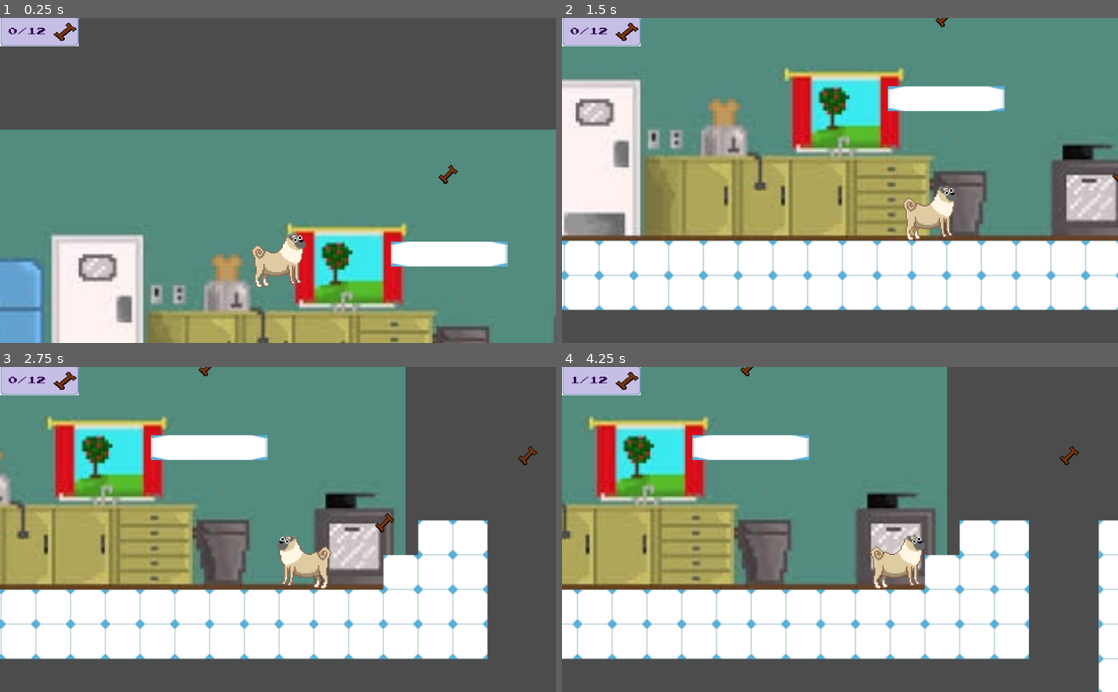
Above: before the commit, frames 1-4 (two rows, left to right).
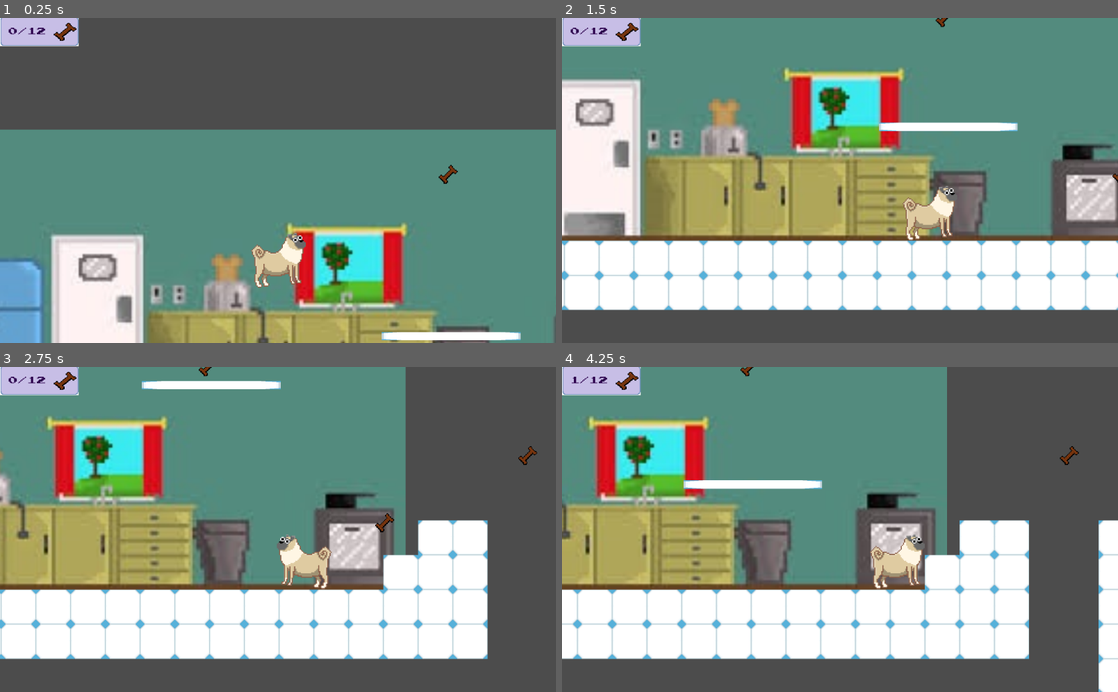
Above: after the commit, the same moments.

Repository: jakeparmstrong/Project-Ted
Game: Godot game, scene res://Levels/Kitchen/Kitchen.tscn
The game is run twice, just before and just after one commit, with the same random seed, the same clock (stepped at 60 frames per second) and the same inputs.
Inputs:
- Up to frame 1 (0.25 s): no input
- Up to frame 2 (1.5 s): hold Right (ui_right) from 0.53 s (still down); tap Space (player_jump) at 0.77 s
- Up to frame 3 (2.75 s): tap Space (player_jump) at 1.52 s; release Right (ui_right) at 2.03 s; hold Left (ui_left) from 2.03 s (still down)
- Up to frame 4 (4.25 s): release Left (ui_left) at 2.78 s; hold Right (ui_right) from 2.78 s (still down); tap Space (player_jump) at 3.02, 3.77 s

The runs differ from the first frame. In frame 1, 2.3% of the frame differs, in the area x 68-94%, y 68-100%; in frame 2, 2.3%, in the area x 57-82%, y 20-35%; in frame 3, 2.3%; in frame 4, 2.3%.

Commit message:
added moving platform; edited pause screen; used NUM_BONES const more

Diff:
--- a/HUD/Interface.tscn
+++ b/HUD/Interface.tscn
@@ -8,6 +8,9 @@
 [sub_resource type="DynamicFont" id=1]
 size = 48
 outline_color = Color( 0.827451, 0.819608, 0.819608, 1 )
+font_data = ExtResource( 2 )
+
+[sub_resource type="DynamicFont" id=2]
 font_data = ExtResource( 2 )
 
 [node name="Interface" type="Control"]
@@ -32,6 +35,9 @@
 margin_bottom = 24.0
 custom_fonts/font = SubResource( 1 )
 custom_colors/font_color = Color( 0.635294, 0.113725, 0.113725, 1 )
+custom_colors/font_color_shadow = Color( 0.345098, 0, 0, 1 )
+custom_constants/shadow_offset_x = 3
+custom_constants/shadow_offset_y = 2
 text = "STAGE CLEAR"
 __meta__ = {
 "_edit_use_anchors_": false
@@ -45,15 +51,42 @@
 anchor_right = 0.5
 anchor_bottom = 0.5
 margin_left = -144.0
-margin_top = -24.0
+margin_top = -105.317
 margin_right = 144.0
-margin_bottom = 24.0
+margin_bottom = -57.3166
 custom_fonts/font = SubResource( 1 )
 custom_colors/font_color = Color( 0.635294, 0.113725, 0.113725, 1 )
+custom_colors/font_color_shadow = Color( 0.345098, 0, 0, 1 )
+custom_constants/shadow_offset_x = 3
+custom_constants/shadow_offset_y = 2
 text = "PAUSED"
 script = ExtResource( 3 )
 __meta__ = {
 "_edit_use_anchors_": false
 }
+
+[node name="Controls" type="Label" parent="PauseScreen"]
+anchor_left = 0.5
+anchor_top = 1.0
+anchor_right = 0.5
+anchor_bottom = 1.0
+margin_left = -200.0
+margin_top = 56.2831
+margin_right = 200.0
+margin_bottom = 148.283
+custom_fonts/font = SubResource( 2 )
+custom_colors/font_color = Color( 0.635294, 0.113725, 0.113725, 1 )
+custom_colors/font_color_shadow = Color( 0.345098, 0, 0, 1 )
+custom_constants/shadow_offset_x = 1
+custom_constants/shadow_offset_y = 1
+text = "CONTROLS
+
+MOVE LEFT      LEFT ARROW
+MOVE RIGHT    RIGHT ARROW
+JUMP            SPACE BAR"
+align = 1
+__meta__ = {
+"_edit_use_anchors_": false
+}
 [connection signal="pause_internal" from="." to="PauseScreen" method="_on_Interface_pause_internal"]
 [connection signal="unpause_internal" from="PauseScreen" to="." method="_on_PauseScreen_unpause_internal"]
--- a/HUD/Label.gd
+++ b/HUD/Label.gd
@@ -1,9 +1,9 @@
 extends Label
 
-
-# Called when the node enters the scene tree for the first time.
-func _ready() -> void:
-	text = '0/12' #would be nicer to automate this
+var num_bones
+func set_num_bones(setter):
+	num_bones = setter
+	text = '0/' + str(num_bones)
 
 
 # Called every frame. 'delta' is the elapsed time since the previous frame.
--- a/Levels/Kitchen/Kitchen.gd
+++ b/Levels/Kitchen/Kitchen.gd
@@ -1,15 +1,18 @@
 extends Node2D
 
 var bone_score = 0
-var number_of_bones = 12
+const NUM_BONES = 12
 var stop_animation = false
 
 onready var bone_score_text = get_node("CanvasLayer/Interface/BoneCounter/Label")
 
+func _ready():
+	get_node("CanvasLayer/Interface/BoneCounter/Label").set_num_bones(NUM_BONES)
+
 func _on_Bone_bone_collected() -> void:
 	bone_score += 1
-	bone_score_text.text = str(bone_score)+"/"+str(number_of_bones)
-	if bone_score == number_of_bones:
+	bone_score_text.text = str(bone_score)+"/"+str(NUM_BONES)
+	if bone_score == NUM_BONES:
 		get_node("CanvasLayer/Interface/StageClear").set_visible(true)
 		get_tree().paused = true
 
@@ -18,8 +21,6 @@
 	var pause_screen = get_node("CanvasLayer/Interface/PauseScreen")
 	pause_screen.handle_pause()
 
-
-
 func _on_Interface_unpause_external() -> void:
 	get_tree().paused = false
 	get_node("CanvasLayer/Interface/PauseScreen").set_visible(false)
--- a/Levels/Kitchen/Kitchen.tscn
+++ b/Levels/Kitchen/Kitchen.tscn
@@ -4,7 +4,7 @@
 [ext_resource path="res://Ted/Ted.tscn" type="PackedScene" id=2]
 [ext_resource path="res://Levels/Kitchen/download.jpg" type="Texture" id=3]
 [ext_resource path="res://Levels/Kitchen/KitchenFloorTileSet.tres" type="TileSet" id=4]
-[ext_resource path="res://Levels/Kitchen/Platform.tscn" type="PackedScene" id=5]
+[ext_resource path="res://Levels/Kitchen/MovingPlatform.tscn" type="PackedScene" id=5]
 [ext_resource path="res://HUD/Interface.tscn" type="PackedScene" id=6]
 [ext_resource path="res://Levels/Kitchen/Kitchen.gd" type="Script" id=7]
 
@@ -27,15 +27,6 @@
 
 [node name="Bone" parent="." instance=ExtResource( 1 )]
 position = Vector2( 829.087, 102.2 )
-
-[node name="Bone10" parent="." instance=ExtResource( 1 )]
-position = Vector2( 3183.11, 549.389 )
-
-[node name="Bone11" parent="." instance=ExtResource( 1 )]
-position = Vector2( 3626.65, 516.543 )
-
-[node name="Bone12" parent="." instance=ExtResource( 1 )]
-position = Vector2( 3390.1, 516.543 )
 
 [node name="Bone2" parent="." instance=ExtResource( 1 )]
 position = Vector2( -58.8342, 446.142 )
@@ -61,8 +52,17 @@
 [node name="Bone9" parent="." instance=ExtResource( 1 )]
 position = Vector2( 932.333, 1024.64 )
 
-[node name="Platform" parent="." instance=ExtResource( 5 )]
-position = Vector2( 831.142, 249.963 )
+[node name="Bone10" parent="." instance=ExtResource( 1 )]
+position = Vector2( 3183.11, 549.389 )
+
+[node name="Bone11" parent="." instance=ExtResource( 1 )]
+position = Vector2( 3626.65, 516.543 )
+
+[node name="Bone12" parent="." instance=ExtResource( 1 )]
+position = Vector2( 3390.1, 516.543 )
+
+[node name="MovingPlatform" parent="." instance=ExtResource( 5 )]
+position = Vector2( 835.056, 401.518 )
 
 [node name="TileMap" type="TileMap" parent="."]
 tile_set = ExtResource( 4 )
@@ -77,9 +77,6 @@
 [connection signal="pause_game" from="Ted" to="CanvasLayer/Interface" method="_on_Ted_pause_game"]
 [connection signal="pause_game" from="Ted" to="." method="_on_Ted_pause_game"]
 [connection signal="bone_collected" from="Bone" to="." method="_on_Bone_bone_collected"]
-[connection signal="bone_collected" from="Bone10" to="." method="_on_Bone_bone_collected"]
-[connection signal="bone_collected" from="Bone11" to="." method="_on_Bone_bone_collected"]
-[connection signal="bone_collected" from="Bone12" to="." method="_on_Bone_bone_collected"]
 [connection signal="bone_collected" from="Bone2" to="." method="_on_Bone_bone_collected"]
 [connection signal="bone_collected" from="Bone3" to="." method="_on_Bone_bone_collected"]
 [connection signal="bone_collected" from="Bone4" to="." method="_on_Bone_bone_collected"]
@@ -88,4 +85,7 @@
 [connection signal="bone_collected" from="Bone7" to="." method="_on_Bone_bone_collected"]
 [connection signal="bone_collected" from="Bone8" to="." method="_on_Bone_bone_collected"]
 [connection signal="bone_collected" from="Bone9" to="." method="_on_Bone_bone_collected"]
+[connection signal="bone_collected" from="Bone10" to="." method="_on_Bone_bone_collected"]
+[connection signal="bone_collected" from="Bone11" to="." method="_on_Bone_bone_collected"]
+[connection signal="bone_collected" from="Bone12" to="." method="_on_Bone_bone_collected"]
 [connection signal="unpause_external" from="CanvasLayer/Interface" to="." method="_on_Interface_unpause_external"]
--- /dev/null
+++ b/Levels/Kitchen/MovingPlatform.gd
@@ -0,0 +1,18 @@
+extends Node2D
+
+const IDLE_DURATION = 1.0
+
+export var move_to = Vector2.UP * 64 * 4
+export var speed = 3.0
+
+onready var platform = $Platform
+onready var tween = $MoveTween
+
+func _ready():
+	_init_tween()
+
+func _init_tween():
+	var duration = move_to.length() / float(speed * 64)
+	tween.interpolate_property(platform, "position", Vector2.ZERO, move_to, duration, Tween.TRANS_LINEAR, Tween.EASE_IN_OUT, IDLE_DURATION)
+	tween.interpolate_property(platform, "position", move_to, Vector2.ZERO, duration, Tween.TRANS_LINEAR, Tween.EASE_IN_OUT, duration + IDLE_DURATION * 2)
+	tween.start()
--- /dev/null
+++ b/Levels/Kitchen/MovingPlatform.tscn
@@ -0,0 +1,25 @@
+[gd_scene load_steps=4 format=2]
+
+[ext_resource path="res://Levels/Kitchen/kitchenTile-better.png" type="Texture" id=1]
+[ext_resource path="res://Levels/Kitchen/MovingPlatform.gd" type="Script" id=2]
+
+[sub_resource type="RectangleShape2D" id=1]
+
+[node name="MovingPlatform" type="Node2D"]
+scale = Vector2( 0.500355, 1.04072 )
+script = ExtResource( 2 )
+
+[node name="Platform" type="KinematicBody2D" parent="."]
+
+[node name="Sprite" type="Sprite" parent="Platform"]
+scale = Vector2( 1.33168, 0.0382796 )
+texture = ExtResource( 1 )
+
+[node name="CollisionShape2D" type="CollisionShape2D" parent="Platform"]
+scale = Vector2( 25.5765, 0.746845 )
+shape = SubResource( 1 )
+
+[node name="MoveTween" type="Tween" parent="."]
+repeat = true
+playback_process_mode = 0
+playback/repeat = true
--- a/Levels/Kitchen/Platform.tscn
+++ b/Levels/Kitchen/Platform.tscn
@@ -11,7 +11,7 @@
 scale = Vector2( 0.560001, 0.12 )
 texture = ExtResource( 1 )
 
-[node name="StaticBody2D" type="StaticBody2D" parent="."]
+[node name="KinematicBody2D" type="KinematicBody2D" parent="."]
 
-[node name="CollisionShape2D" type="CollisionShape2D" parent="StaticBody2D"]
+[node name="CollisionShape2D" type="CollisionShape2D" parent="KinematicBody2D"]
 shape = SubResource( 1 )
Not shown: 1 places in HUD/Interface.tscn that only renumber resources
